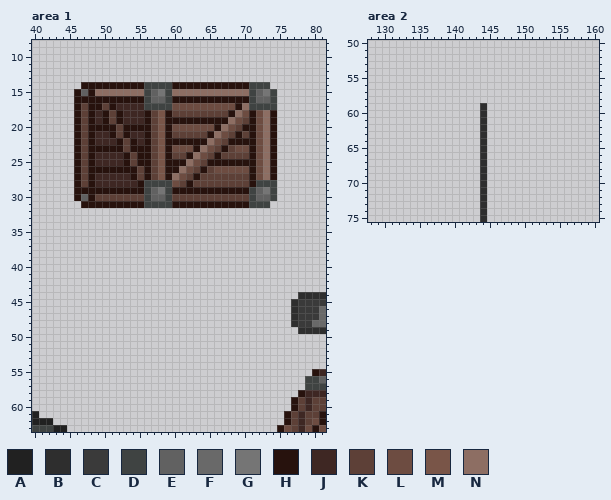
Pixel-art file, stored at lead/sprites/suelo/Sprite-decoraciones.aseprite. The first picture shows the starting point.
256x144 pixels, 1 frame. Colours within 5 levels of each other are drawn and written as one. Shown: area 1: x 40..81, y 8..63; area 2: x 128..160, y 50..75.
Visible layers, top first: "candeladro", "linterna 2", "linterna 1", "puente de piedra", "barril", "caja", "lampara", "escombro".
Palette (. is transparent): A #212121  B #2e2e2e  C #3a3a3a  D #3f4342  E #616161  F #696969  G #757575  H #27120d  J #3e2723  K #5d4037  L #6d4c41  M #795548  N #8d6e63
Pixels before, area 1, first column x 40:
14 .......HHHHHHHHHDDDDHHHHHHHHHHHDDD........
15 ......HEHNNNNNNNDEGDNNNNNNNNNNNDEGD.......
16 ......HHHHHHHHHHDEEDHHHHHHHHHHHDEED.......
17 ......HKHHKHJJJJDDDDLLLLLLLLLHNDDDD.......
18 ......HKHJHKHJJJHKMHKKKKKKKKHNLHLNH.......
19 ......HKHJHKHJJJHKMHHHHHHHHHNLKHLNH.......
20 ......HKHHHHKHHHHKMHLLLLLLHNLKHHLNH.......
21 ......HKHJJHKHJJHKMHKKKKKHNLKHKHLNH.......
22 ......HKHJJJHKHJHKMHHHHHHNLKHHHHLNH.......
23 ......HKHHHHHKHHHKMHLLLHNLKHKLLHLNH.......
24 ......HKHJJJJHKHHKMHKKHNLKHKKKKHLNH.......
25 ......HKHJJJJHKHHKMHHHNLKHHHHHHHLNH.......
26 ......HKHHHHHHHKHKMHHNLKHKLLLLLHLNH.......
27 ......HKHJJJJJHKHKMHNLKHKKKKKKKHLNH.......
28 ......HKHJJJJJJHDDDDLKHKKKKKKKKHDDD.......
29 ......HHHHHHHHHHDEGDHHHHHHHHHHHDEGD.......
30 ......HEHKKKKKKKDEEDKKKKKKKKKKKDEED.......
31 .......HHHHHHHHHDDDDHHHHHHHHHHHDDD........
32 ..........................................
33 ..........................................
34 ..........................................
35 ..........................................
36 ..........................................
37 ..........................................
38 ..........................................
39 ..........................................
40 ..........................................
41 ..........................................
42 ..........................................
43 ..........................................
44 ......................................BBBB
45 .....................................BCCCC
46 .....................................BCCCF
47 .....................................BCCCF
48 .....................................BCCFF
49 ......................................BBBB
50 ..........................................
51 ..........................................
52 ..........................................
53 ..........................................
54 ..........................................
55 ........................................HJ
56 .......................................DDE
57 .......................................DDD
58 ......................................HJJJ
59 .....................................HKJKK
60 .....................................HKJKK
61 A...................................HKJKKH
62 AAA.................................HKJKLH
63 DDDAA..............................HLKJLHL
Pixels before, area 2, first column x 144:
59 B
60 B
61 B
62 B
63 B
64 B
65 B
66 B
67 B
68 B
69 B
70 B
71 B
72 B
73 B
74 B
75 B
The same view after the edit:
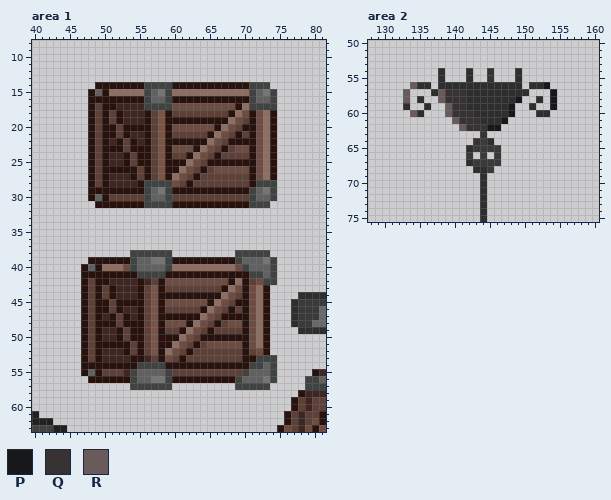
Colours new in this view: P #171819  Q #373334  R #695b59
Change:
layer "caja #2" added
Area 1, layers "caja #2", "caja":
y 14: x 47..48 HH -> ..
y 15: x 46..47 HE -> ..; x 49..50 NN -> EH
y 16: x 46..47 HH -> ..
y 17: x 46..47 HK -> ..; x 49..50 HK -> KH
y 18..19: x 46..47 HK -> ..; x 49 J -> K
y 20: x 46..47 HK -> ..; x 49 H -> K
y 21..22: x 46..47 HK -> ..; x 49..50 JJ -> KH
y 23: x 46..47 HK -> ..; x 49 H -> K
y 24..25: x 46..47 HK -> ..; x 49..50 JJ -> KH
y 26: x 46..47 HK -> ..; x 49 H -> K
y 27..28: x 46..47 HK -> ..; x 49..50 JJ -> KH
y 29: x 46..47 HH -> ..
y 30: x 46..47 HE -> ..; x 49..50 KK -> EH
y 31: x 47..48 HH -> ..
y 38: x 54..59 ...... -> DDDDDD; x 69..73 ..... -> DDDDD
y 39: x 48..74 ........................... -> HHHHHHDEEGGDHHHHHHHHHDEEEGD
y 40: x 47..74 ............................ -> HEHNNNLDEEEEDNNNNNNNNNLDEEED
y 41: x 47..74 ............................ -> HHHHHHHHDDDDHHHHHHHHHHHHDDED
y 42: x 47..74 ............................ -> HKHHJJJJHJKHLLLLLLLLLHNHKLDD
y 43: x 47..73 ........................... -> HKHKHJJJHKMHKKKKKKKKHNLHLNH
y 44: x 47..73 ........................... -> HKHKHJJJHKMHHHHHHHHHNLKHLNH
y 45: x 47..73 ........................... -> HKHHKHHHHKMHLLLLLLHNLKHHLNH
y 46: x 47..73 ........................... -> HKHHKHJJHKMHKKKKKHNLKHKHLNH
y 47: x 47..73 ........................... -> HKHJHKHJHKMHHHHHHNLKHHHHLNH
y 48: x 47..73 ........................... -> HKHHHKHHHKMHLLLHNLKHKLLHLNH
y 49: x 47..73 ........................... -> HKHJJHKHHKMHKKHNLKHKKKKHLNH
y 50: x 47..73 ........................... -> HKHJJHKHHKMHHHNLKHHHHHHHLNH
y 51: x 47..73 ........................... -> HKHHHHHKHKMHHNLKHKLLLLLHLNH
y 52: x 47..73 ........................... -> HKHJJJHKHKMHNLKHKKKKKKKHKLH
y 53: x 47..74 ............................ -> HKHJJJJHHJKHLKHKKKKKKKKHHDDD
y 54: x 47..74 ............................ -> HHHHHHHHDDDDHHHHHHHHHHHHDDED
y 55: x 47..74 ............................ -> HEHKKKJDEEEEDKKKKKKKKKKDEEED
y 56: x 48..74 ........................... -> HHHHHHDEEGGDHHHHHHHHHDEEEGD
y 57: x 54..59 ...... -> DDDDDD; x 69..73 ..... -> DDDDD
Area 2, layer "candeladro":
y 54..55: x 138 . -> B; x 142 . -> B; x 145 . -> Q; x 149 . -> B
y 56: x 134..136 ... -> RBB; x 138..149 ............ -> BBBBBBBBBBBB; x 151..153 ... -> BBP
y 57: x 133 . -> R; x 137..150 .............. -> BRQQQBBBBBBBBB; x 154 . -> P
y 58: x 133 . -> R; x 135 . -> B; x 138..149 ............ -> RQQQBBBBBBBP; x 152 . -> B; x 154 . -> P
y 59: x 133 . -> B; x 136 . -> B; x 139..143 ..... -> RQQBB; x 145..148 .... -> BBBP; x 151 . -> B; x 154 . -> P
y 60: x 134..135 .. -> RB; x 139..143 ..... -> RQQQB; x 145..148 .... -> BBBP; x 152..153 .. -> BB
y 61: x 140..143 .... -> RQQQ; x 145..147 ... -> BBP
y 62: x 141..146 ...B.. -> RQQQPP
y 63: x 144 B -> Q
y 64: x 143..145 .B. -> QCB
y 65: x 142..146 ..B.. -> BCCCC
y 66: x 142 . -> C; x 144 B -> C; x 146 . -> C
y 67: x 142..146 ..B.. -> BCCCC
y 68: x 143 . -> B; x 145 . -> C
Where, in picture pixels (left, top, right, bottom), the same in both pictures:
changed: (74, 82, 109, 208)
added: (81, 250, 277, 390)
changed: (403, 68, 557, 173)
